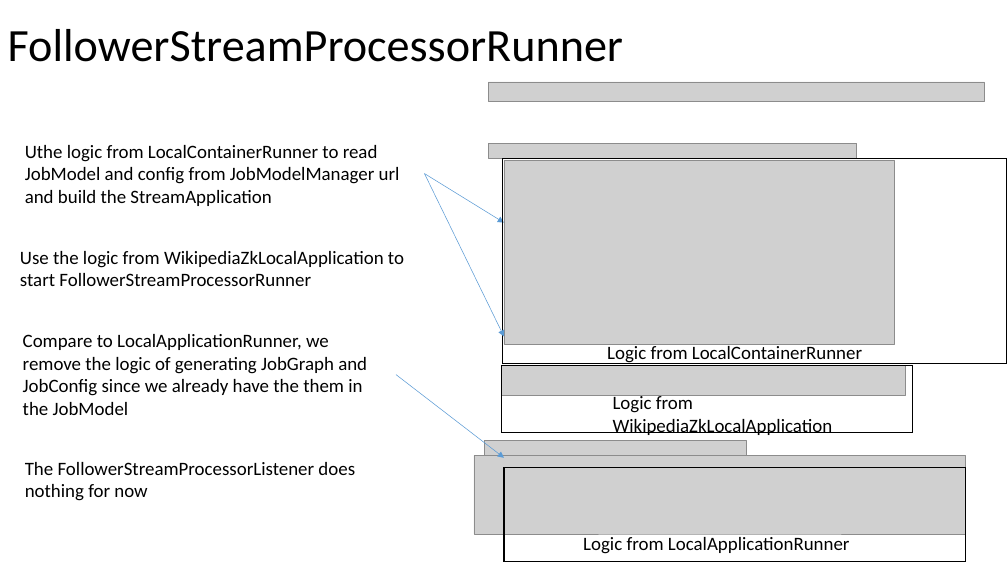
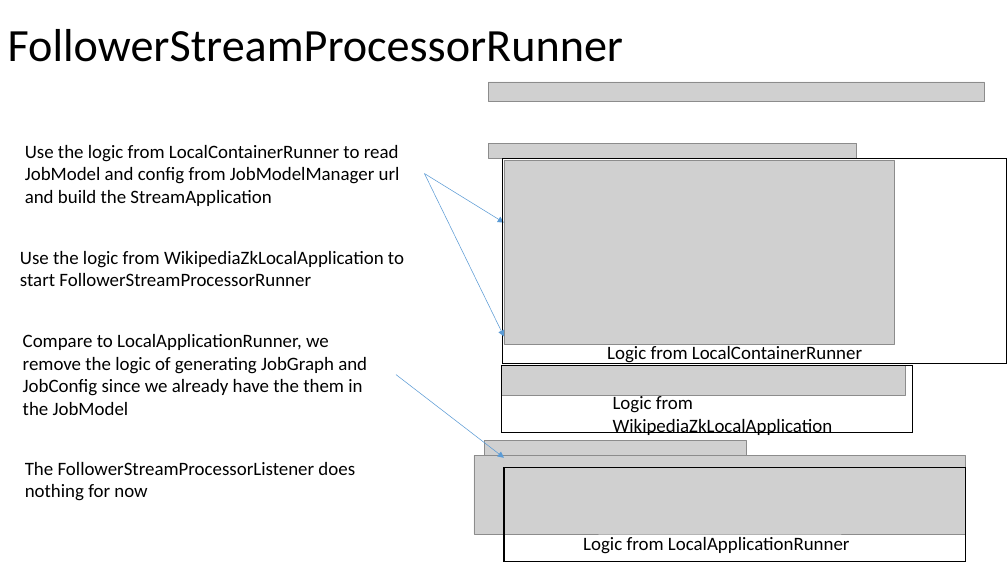
Before and after one commit to Swrrt/Samza-Documents, a slide deck: slide 15 of Documentation/Samza-Snapshot.pptx (slide 13 before the commit). Drawn at 1008x567 pixels with LibreOffice and Linux fonts; fonts in the diff are those of the drawing; grey boxes stand for pictures. Boxes give left, top, right and bottom in pixels: in the first picture for what was removed or moved away, otherwise in the second. Text is boxed around its words. In the diff, an @@ line names an element or a change of style, - is before the commit and + after.

```diff
--- a/Documentation/Samza-Snapshot.pptx
+++ b/Documentation/Samza-Snapshot.pptx
@@ text at bbox=[25, 145, 400, 206]: text changed @@
-Uthe logic from LocalContainerRunner to read JobModel and config from JobModelManager url and build the StreamApplication
+Use the logic from LocalContainerRunner to read JobModel and config from JobModelManager url and build the StreamApplication
```
Also in this commit, not shown: 2 other slides changed, 21 slides added, 1 slide removed.
